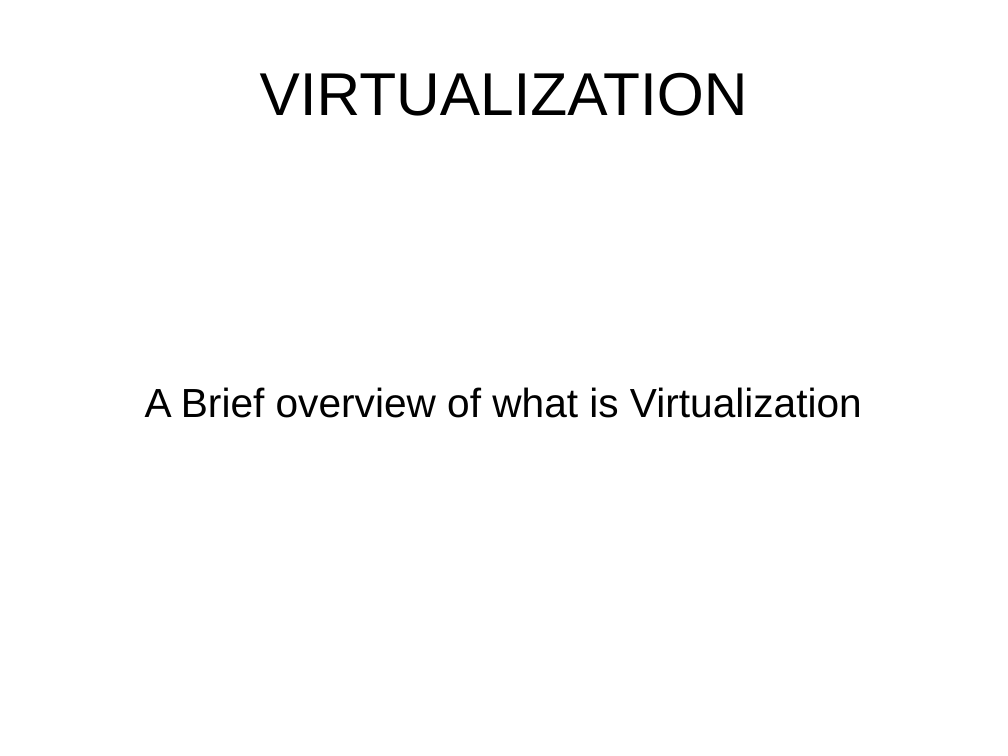
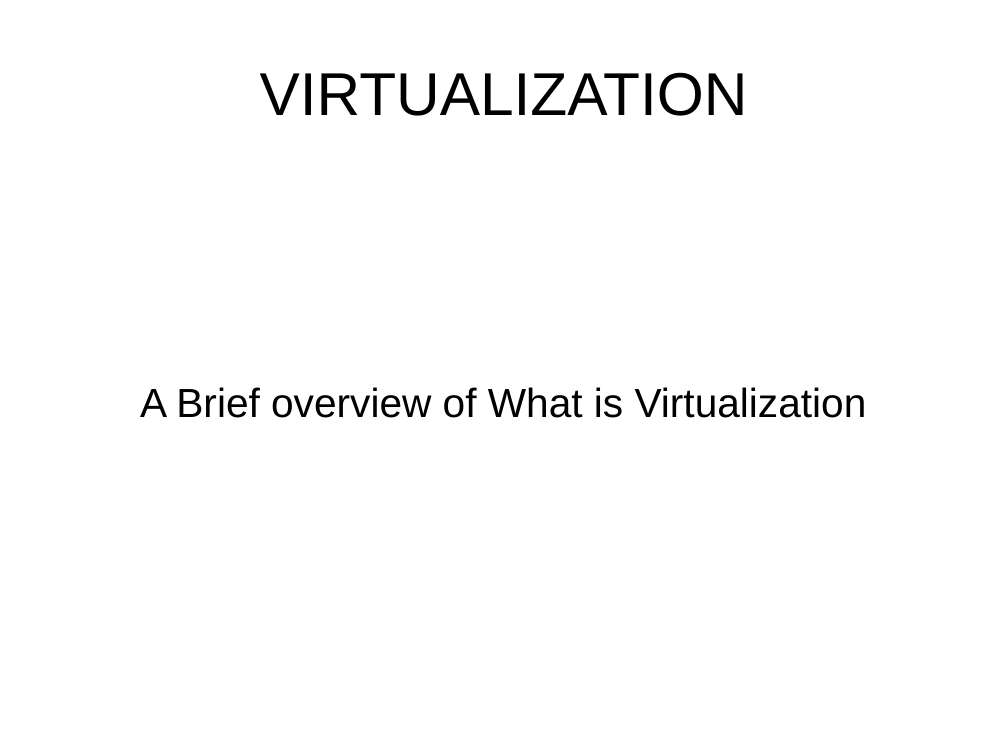
Before and after one commit to GeetDsa/Virtualization, a slide deck: slide 1 of Virtualizaton.odp. Drawn at 1008x756 pixels with LibreOffice and Linux fonts; fonts in the diff are those of the drawing; background and template pictures are left out. Boxes give left, top, right and bottom in pixels: in the first picture for what was removed or moved away, otherwise in the second. Text is boxed around its words. In the diff, an @@ line names an element or a change of style, - is before the commit and + after.

Commit message:
second commit

```diff
--- a/Virtualizaton.odp
+++ b/Virtualizaton.odp
@@ subtitle at (140, 387, 867, 418): text changed @@
-A Brief overview of what is Virtualization
+A Brief overview of What is Virtualization
```
